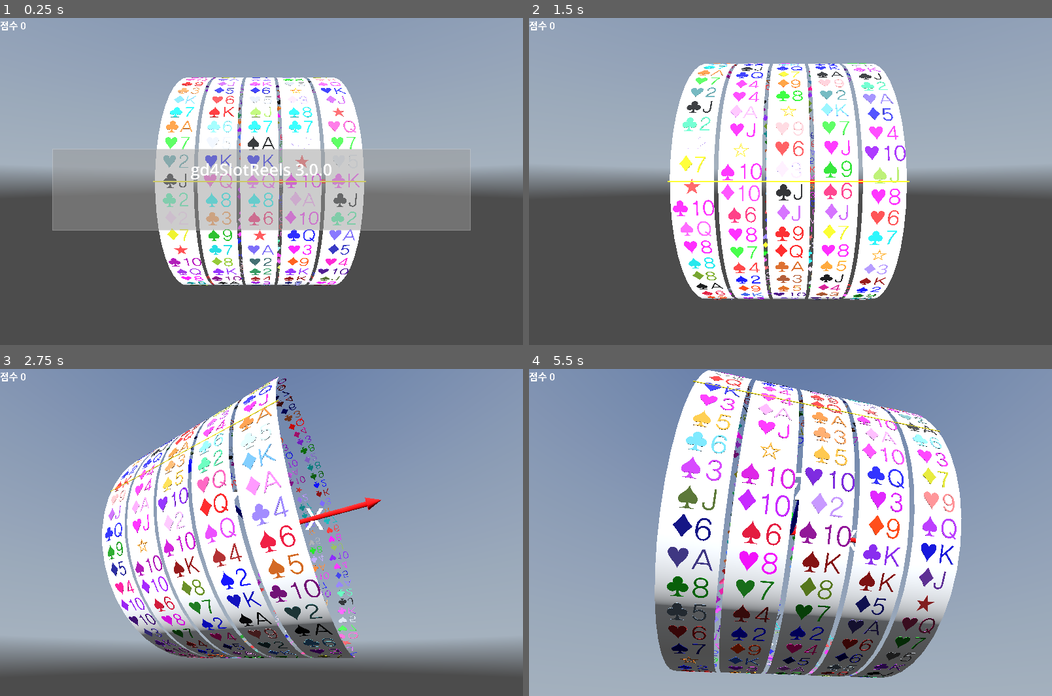
Above: before the commit, frames 1-4 (two rows, left to right).
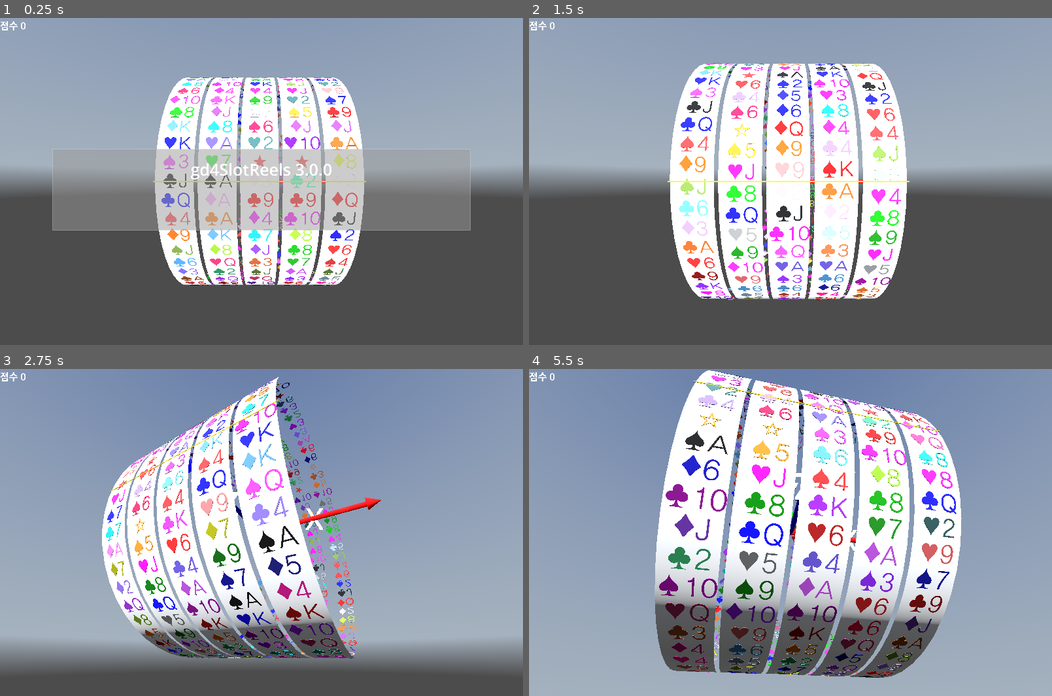
Above: after the commit, the same moments.

Repository: kasworld/gd4slot
Game: Godot game, scene res://main.tscn
Two runs of this game, one before a commit and one after it. Both use one fixed random seed, a clock stepped at 60 frames per second and the inputs below. A sky picture missing from this copy of the repository is replaced by a grey-blue gradient.
Inputs (mouse positions are in pixels of both pictures, inside the frame that each line leads up to):
- Up to frame 1 (0.25 s): no input
- Up to frame 2 (1.5 s): tap Enter at 0.5, 0.6 s; move the mouse to (905, 165) at 0.52 s; click (905, 165) at 0.67 s; tap Space at 0.77 s; move the mouse to (685, 197) at 1.27 s; tap Delete at 1.35 s; click (685, 197) at 1.42 s
- Up to frame 3 (2.75 s): tap Space at 1.52 s; move the mouse to (313, 460) at 2.02 s; tap Enter at 2.1 s; click (313, 460) at 2.17 s
- Up to frame 4 (5.5 s): move the mouse to (764, 597) at 2.77 s; tap Delete at 2.85, 4.35 s; click (764, 597) at 2.92 s; tap Space at 3.02, 3.77, 4.52 s; move the mouse to (947, 581) at 3.52 s; tap Enter at 3.6, 5.1 s; click (947, 581) at 3.67 s; move the mouse to (633, 483) at 4.27 s; click (633, 483) at 4.42 s; move the mouse to (816, 532) at 5.02 s; click (816, 532) at 5.17 s

The runs differ from the first frame. In frame 1, 5.6% of the frame differs, in the area x 30-69%, y 18-82%; in frame 2, 7.7%; in frame 3, 7.8%; in frame 4, 12%, in the area x 24-82%, y 1-95%.

Commit message:
rename to SlotReel, use color_text_info_list

Diff:
--- a/reel/reel_symbol/reel_symbol.gd
+++ b/slot_reel/reel_symbol/reel_symbol.gd
@@ -4,11 +4,11 @@
 var 글내용 :String
 var 번호 :int
 
-func init(n :int, sz :Vector2, r :float, t :String, co :Color) -> ReelSymbol:
+func init(n :int, sz :Vector2, r :float, color_text_info :Array) -> ReelSymbol:
 	번호 = n
-	글내용 = t
+	글내용 = color_text_info[1]
 	$"글".mesh.text = 글내용
 	$"글".mesh.font_size = sz.y*10
-	$"글".mesh.material.albedo_color = co
+	$"글".mesh.material.albedo_color = color_text_info[0]
 	$"글".position.z = r
 	return self
--- a/reel/reel_symbol/reel_symbol.tscn
+++ b/slot_reel/reel_symbol/reel_symbol.tscn
@@ -1,6 +1,6 @@
 [gd_scene load_steps=5 format=3 uid="uid://o02enb5nefpx"]
 
-[ext_resource type="Script" uid="uid://by7055v5bfc5w" path="res://reel/reel_symbol/reel_symbol.gd" id="1_0b0sy"]
+[ext_resource type="Script" uid="uid://by7055v5bfc5w" path="res://slot_reel/reel_symbol/reel_symbol.gd" id="1_0b0sy"]
 [ext_resource type="FontFile" uid="uid://gdh6qls28unk" path="res://font/HakgyoansimBareondotumR.ttf" id="2_wkmah"]
 
 [sub_resource type="StandardMaterial3D" id="StandardMaterial3D_47w7n"]
--- a/reel/reel.gd
+++ b/slot_reel/slot_reel.gd
@@ -1,26 +1,26 @@
 extends Node3D
-class_name Reel
+class_name SlotReel
 
-signal rotation_stopped(rl :Reel)
+signal rotation_stopped(rl :SlotReel)
 var 번호 :int
 var symbol크기 :Vector2
-var symbol정보목록 :Array # [ text, color ]
+var color_text_info_list :Array # [ color , text ]
 var symbol_list :Array[ReelSymbol]
 var symbol각도 :float
 
 func calc_radius() -> float:
-	return symbol정보목록.size() * symbol크기.y / (2*PI)
+	return color_text_info_list.size() * symbol크기.y / (2*PI)
 
-func init(n :int, symbol크기a :Vector2, symbol정보목록a :Array) -> Reel:
+func init(n :int, symbol크기a :Vector2, color_text_info_lista :Array) -> SlotReel:
 	번호 = n
 	symbol크기 = symbol크기a
-	symbol정보목록 = symbol정보목록a
-	var count := symbol정보목록.size()
+	color_text_info_list = color_text_info_lista
+	var count := color_text_info_list.size()
 	symbol각도 = 2*PI / count
 
 	var r := count * symbol크기.y / (2*PI)
 	for i in count:
-		var k :ReelSymbol = preload("res://reel/reel_symbol/reel_symbol.tscn").instantiate().init(i, symbol크기,r,symbol정보목록[i][0], symbol정보목록[i][1])
+		var k :ReelSymbol = preload("res://slot_reel/reel_symbol/reel_symbol.tscn").instantiate().init(i, symbol크기,r,color_text_info_list[i])
 		k.rotation.x = 2*PI/count *i
 		add_child(k)
 		symbol_list.append(k)
@@ -29,7 +29,7 @@
 	$MeshInstance3D.mesh.top_radius = calc_radius()
 	$MeshInstance3D.mesh.bottom_radius = $MeshInstance3D.mesh.top_radius
 	$MeshInstance3D.mesh.height = symbol크기.x
-	$MeshInstance3D.mesh.radial_segments = symbol정보목록.size()
+	$MeshInstance3D.mesh.radial_segments = color_text_info_list.size()
 	$MeshInstance3D.rotation.x = symbol각도/2
 
 	return self
--- a/reel/reel.tscn
+++ b/slot_reel/slot_reel.tscn
@@ -1,6 +1,6 @@
 [gd_scene load_steps=4 format=3 uid="uid://bgvg5u80d01y8"]
 
-[ext_resource type="Script" uid="uid://stv38su1d42y" path="res://reel/reel.gd" id="1_nwxwk"]
+[ext_resource type="Script" uid="uid://stv38su1d42y" path="res://slot_reel/slot_reel.gd" id="1_nwxwk"]
 
 [sub_resource type="StandardMaterial3D" id="StandardMaterial3D_nwxwk"]
 resource_local_to_scene = true
@@ -11,7 +11,7 @@
 cap_top = false
 cap_bottom = false
 
-[node name="Reel" type="Node3D"]
+[node name="SlotReel" type="Node3D"]
 script = ExtResource("1_nwxwk")
 
 [node name="MeshInstance3D" type="MeshInstance3D" parent="."]
--- a/slots/slots.gd
+++ b/slots/slots.gd
@@ -5,19 +5,22 @@
 
 var colorlist :Array = NamedColorList.filter_to_colorlist(NamedColorList.make_dark_color_list())
 var cardlist :Array = PlayingCard.make_deck_with_joker()
+func make_color_text_info_list() -> Array:
+	var rtn := []
+	for i in cardlist.size():
+		rtn.append( [ colorlist[i%colorlist.size()], cardlist[i] ] )
+	return rtn
+
 var symbol크기 := Vector2(10,5)
 var reelcount := 5
 var reellist := []
 
 func init() -> Slots:
-	var symbol정보목록 := []
-	for i in cardlist.size():
-		symbol정보목록.append( [cardlist[i], colorlist[i%colorlist.size()]] )
-	symbol정보목록.shuffle()
+	var color_text_info_list := make_color_text_info_list()
 	for i in reelcount:
-		var kilist := symbol정보목록.duplicate()
+		var kilist := color_text_info_list.duplicate()
 		kilist.shuffle()
-		var rl = preload("res://reel/reel.tscn").instantiate().init(i, symbol크기, kilist)
+		var rl = preload("res://slot_reel/slot_reel.tscn").instantiate().init(i, symbol크기, kilist)
 		rl.rotation_stopped.connect(결과가결정됨)
 		rl.position = Vector3(i*symbol크기.x+i +symbol크기.x/2 -calc_width()/2, 0, 0)
 		add_child(rl)
@@ -43,7 +46,7 @@
 func calc_center() -> Vector3:
 	return Vector3(0,0,0)
 
-func 결과가결정됨( _rl :Reel) -> void:
+func 결과가결정됨( _rl :SlotReel) -> void:
 	var 모두멈추었나 = true
 	for n in reellist:
 		if n.회전중인가:
Renamed: reel/reel_symbol/reel_symbol.gd.uid -> slot_reel/reel_symbol/reel_symbol.gd.uid
Renamed: reel/reel.gd.uid -> slot_reel/slot_reel.gd.uid
